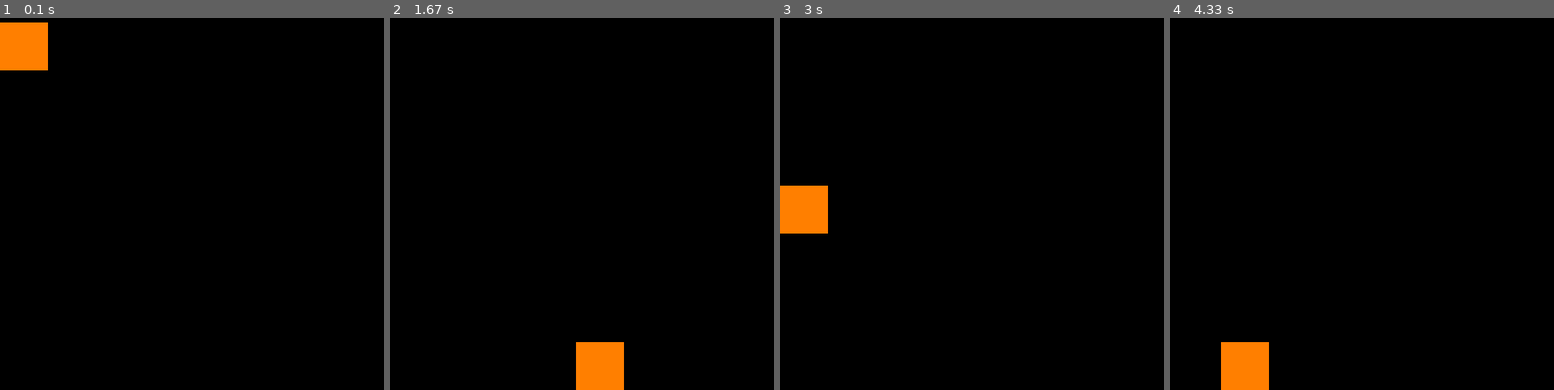
Above: before the commit, frames 1-4 (left to right).
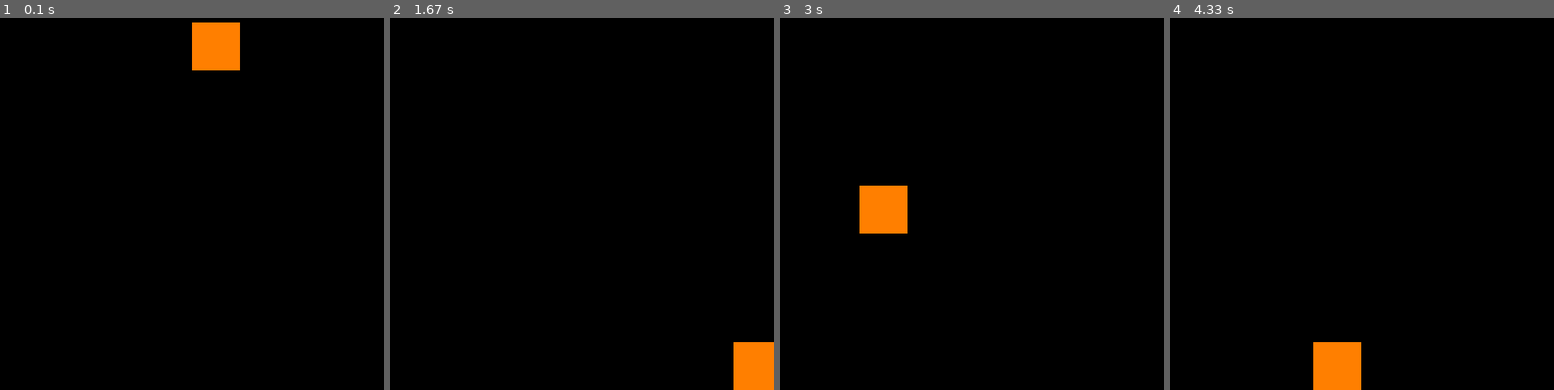
Above: after the commit, the same moments.

Repository: aprzn123/pygamething
Game: pygame game, started from game.py
Two runs of this game, one before a commit and one after it. Both use one fixed random seed, a clock stepped at 60 frames per second and the inputs below.
Inputs:
- Up to frame 1 (0.1 s): no input
- Up to frame 2 (1.67 s): hold Right 0.33-0.8 s; hold Up 0.83-1.13 s; hold Right 1.17-1.63 s
- Up to frame 3 (3 s): hold Left 1.67-2.2 s; hold Left 2.23-2.63 s; hold Up from 2.67 s (still down)
- Up to frame 4 (4.33 s): release Up at 3.03 s; hold Right 3.07-3.7 s; hold Left 3.73-4.2 s; hold Right from 4.23 s (still down)

The runs differ from the first frame. In frame 1, 3.2% of the frame differs, in the area x 0-63%, y 1-15%; in frame 2, 3.0%; in frame 3, 3.2%; in frame 4, 3.2%.

Commit message:
refactored and added x acceleration

Diff:
--- a/game.py
+++ b/game.py
@@ -15,13 +15,21 @@
 # set title bar title
 pygame.display.set_caption("game")
 
+# import sprite images
+walk_right = [pygame.image.load('assets/R1.png'), pygame.image.load('assets/R2.png'), pygame.image.load('assets/R3.png'), pygame.image.load('assets/R4.png'), pygame.image.load('assets/R5.png'), pygame.image.load('assets/R6.png'), pygame.image.load('assets/R7.png'), pygame.image.load('assets/R8.png'), pygame.image.load('assets/R9.png')]
+walk_left = [pygame.image.load('assets/L1.png'), pygame.image.load('assets/L2.png'), pygame.image.load('assets/L3.png'), pygame.image.load('assets/L4.png'), pygame.image.load('assets/L5.png'), pygame.image.load('assets/L6.png'), pygame.image.load('assets/L7.png'), pygame.image.load('assets/L8.png'), pygame.image.load('assets/L9.png')]
+bg = pygame.image.load('assets/bg.jpg')
+char = pygame.image.load('assets/standing.png')
+
 # player variables
-x = 0
+x = 256
 y = 0
 w = 64
 h = 64
-x_v = 4
+x_v_MAX = 5
+x_v = 0
 is_jumping = False
+y_v_MAX = 20
 y_v = 0
 
 def draw():
@@ -45,30 +53,41 @@
 
     keys = pygame.key.get_pressed()
 
-    # player movement
+    # compute gravity
+    if y + h < WINDOW_HEIGHT: # above ground
+        y_v -= 1
+    else:
+        y = WINDOW_HEIGHT - h # below/on ground
+        y_v = 0
+
+    # compute x decel
+    if x_v > 0:
+        x_v -= 1
+    elif x_v < 0:
+        x_v += 1
+
+    # compute player movement
     if keys[pygame.K_LEFT] and x > 0:
-        x -= x_v
+        if x_v > -1 * x_v_MAX:
+            x_v -= 2
+        else:
+            x_v = -1 * x_v_MAX
     if keys[pygame.K_RIGHT] and x + w < WINDOW_WIDTH:
-        x += x_v
+        if x_v < x_v_MAX:
+            x_v += 2
+        else:
+            x_v = x_v_MAX
     if keys[pygame.K_UP] and y + h >= WINDOW_HEIGHT:
         is_jumping = True
 
-    # gravity
-    if y + h < WINDOW_HEIGHT:
-        # above ground
-        y_v -= 1
-    else:
-        # below ground
-        y = WINDOW_HEIGHT - h
-        y_v = 0
-
-    # jumps
+    # compute jumps
     if is_jumping:
-        y_v = 20
+        y_v = y_v_MAX
         is_jumping = False
 
-    # finalize y movement
+    # finalize movement
     y -= y_v
+    x += x_v
 
     draw()
 
Binary file added: assets/L1.png
Binary file added: assets/L10E.png
Binary file added: assets/L11E.png
Binary file added: assets/L1E.png
Binary file added: assets/L2.png
Binary file added: assets/L2E.png
Binary file added: assets/L3.png
Binary file added: assets/L3E.png
Binary file added: assets/L4.png
Binary file added: assets/L4E.png
Binary file added: assets/L5.png
Binary file added: assets/L5E.png
(and 33 more such lines)
